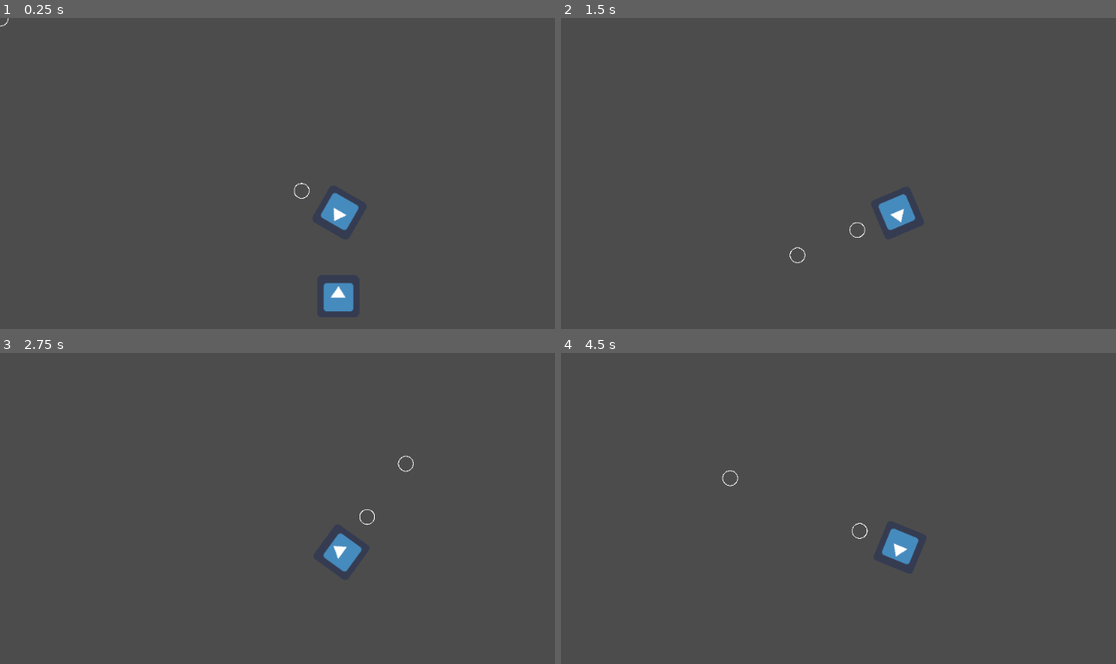
Above: before the commit, frames 1-4 (two rows, left to right).
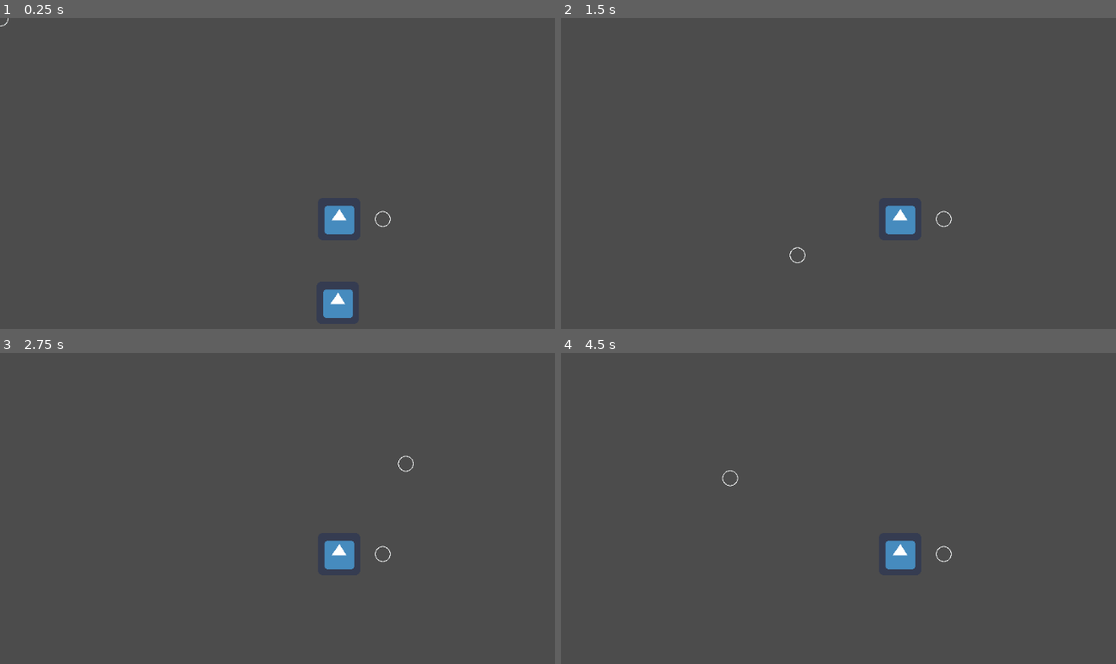
Above: after the commit, the same moments.

Repository: radekrudak/AskiiAdventure
Game: Godot game, scene res://Scenes/TestMap.tscn
Same seed, same stepped clock (60 frames per second), same inputs: the game is played once before the commit and once after it. This scene is started directly instead of the project's main scene. The engine's default icon, where the game draws it, is replaced by a stand-in: a white triangle on a blue panel in a dark square.
Inputs (mouse positions are in pixels of both pictures, inside the frame that each line leads up to):
- Up to frame 1 (0.25 s): no input
- Up to frame 2 (1.5 s): tap Enter (ui_accept) at 0.5, 0.77, 1.25 s; move the mouse to (1049, 195) at 0.52 s; press the mouse at (1049, 195) at 0.53 s; hold D (move_right) 0.53-1.25 s; release the mouse at (1049, 195) at 1.25 s; drag from (766, 235) to (866, 294) at 1.27 s
- Up to frame 3 (2.75 s): tap Enter (ui_accept) at 2 s; move the mouse to (405, 464) at 2.02 s; press the mouse at (405, 464) at 2.03 s; hold D (move_right) from 2.03 s (still down); tap G (change_fire_mode) at 2.1 s
- Up to frame 4 (4.5 s): release D (move_right) at 2.75 s; release the mouse at (966, 464) at 2.75 s; tap Enter (ui_accept) at 2.75, 3.5, 3.77, 4.25 s; drag from (866, 629) to (694, 492) at 2.77 s; move the mouse to (1104, 611) at 3.52 s; press the mouse at (1104, 611) at 3.53 s; hold A (move_left) 3.53-4.25 s; release the mouse at (1104, 611) at 4.25 s; drag from (694, 492) to (799, 452) at 4.27 s

The runs differ from the first frame. In frame 1, 0.8% of the frame differs, in the area x 52-71%, y 52-97%; in frame 2, 0.5%; in frame 3, 0.3%; in frame 4, 0.5%.

Commit message:
Working on adding tile map

Diff:
--- a/GunPointScript.gd
+++ b/GunPointScript.gd
@@ -40,6 +40,8 @@
 	get_tree().get_root().get_node("Game").add_child( BulletInstance )
 
 	BulletInstance.look_at(FrontIron.get_global_position())
+
+	BulletInstance.global_position = FrontIron.global_position
 	#resets timer
 	CoolDownTimer.start()
 	isCoolDownEnded = false
--- a/Scenes/GunPoint.tscn
+++ b/Scenes/GunPoint.tscn
@@ -24,7 +24,7 @@
 script = ExtResource( 1 )
 
 [node name="FrontIron" type="Position2D" parent="."]
-position = Vector2( 25, 0 )
+position = Vector2( 60, 0 )
 
 [node name="CoolDownTimer" type="Timer" parent="."]
 wait_time = 0.1
--- a/Scenes/Maps/TestMap.tscn
+++ b/Scenes/Maps/TestMap.tscn
@@ -1,9 +1,79 @@
-[gd_scene load_steps=3 format=2]
+[gd_scene load_steps=8 format=2]
 
 [ext_resource path="res://Scenes/Player.tscn" type="PackedScene" id=1]
 [ext_resource path="res://Scenes/Block.tscn" type="PackedScene" id=2]
+[ext_resource path="res://textures/Kenney/Vector/texture_13.svg" type="Texture" id=3]
+[ext_resource path="res://textures/Kenney/Vector/texture_08.svg" type="Texture" id=4]
+[ext_resource path="res://textures/Kenney/Vector/texture_10.svg" type="Texture" id=5]
+[ext_resource path="res://textures/Kenney/Vector/texture_09.svg" type="Texture" id=6]
+
+[sub_resource type="TileSet" id=1]
+0/name = "texture_13.svg 0"
+0/texture = ExtResource( 3 )
+0/tex_offset = Vector2( 0, 0 )
+0/modulate = Color( 1, 1, 1, 1 )
+0/region = Rect2( 2, 4, 1020, 786 )
+0/tile_mode = 0
+0/occluder_offset = Vector2( 0, 0 )
+0/navigation_offset = Vector2( 0, 0 )
+0/shape_offset = Vector2( 0, 0 )
+0/shape_transform = Transform2D( 1, 0, 0, 1, 0, 0 )
+0/shape_one_way = false
+0/shape_one_way_margin = 0.0
+0/shapes = [  ]
+0/z_index = 0
+1/name = "texture_10.svg 1"
+1/texture = ExtResource( 5 )
+1/tex_offset = Vector2( 0, 0 )
+1/modulate = Color( 1, 1, 1, 1 )
+1/region = Rect2( 10, 4, 1018, 1027 )
+1/tile_mode = 0
+1/occluder_offset = Vector2( 0, 0 )
+1/navigation_offset = Vector2( 0, 0 )
+1/shape_offset = Vector2( 0, 0 )
+1/shape_transform = Transform2D( 1, 0, 0, 1, 0, 0 )
+1/shape_one_way = false
+1/shape_one_way_margin = 0.0
+1/shapes = [  ]
+1/z_index = 0
+2/name = "texture_09.svg 2"
+2/texture = ExtResource( 6 )
+2/tex_offset = Vector2( 0, 0 )
+2/modulate = Color( 1, 1, 1, 1 )
+2/region = Rect2( 7, 4, 1025, 1025 )
+2/tile_mode = 0
+2/occluder_offset = Vector2( 0, 0 )
+2/navigation_offset = Vector2( 0, 0 )
+2/shape_offset = Vector2( 0, 0 )
+2/shape_transform = Transform2D( 1, 0, 0, 1, 0, 0 )
+2/shape_one_way = false
+2/shape_one_way_margin = 0.0
+2/shapes = [  ]
+2/z_index = 0
+3/name = "texture_08.svg 3"
+3/texture = ExtResource( 4 )
+3/tex_offset = Vector2( 0, 0 )
+3/modulate = Color( 1, 1, 1, 1 )
+3/region = Rect2( 9, 4, 1022, 1017 )
+3/tile_mode = 0
+3/occluder_offset = Vector2( 0, 0 )
+3/navigation_offset = Vector2( 0, 0 )
+3/shape_offset = Vector2( 0, 0 )
+3/shape_transform = Transform2D( 1, 0, 0, 1, 0, 0 )
+3/shape_one_way = false
+3/shape_one_way_margin = 0.0
+3/shapes = [  ]
+3/z_index = 0
 
 [node name="Game" type="Node2D"]
+
+[node name="TileMap" type="TileMap" parent="."]
+rotation = -0.0029198
+scale = Vector2( 0.063, 0.063 )
+tile_set = SubResource( 1 )
+cell_size = Vector2( 1024, 1024 )
+format = 1
+tile_data = PoolIntArray( -1, 1610612736, 0, -65536, 1610612737, 0, -65535, 1610612738, 0, -65534, 1610612739, 0 )
 
 [node name="Player" parent="." instance=ExtResource( 1 )]
 
--- a/Scenes/Player.tscn
+++ b/Scenes/Player.tscn
@@ -102,7 +102,7 @@
 shape = SubResource( 1 )
 
 [node name="GunPoint" parent="." instance=ExtResource( 4 )]
-position = Vector2( 70, 0 )
+rotation = -0.834346
 
 [node name="InventoryGrid" type="Node" parent="."]
 script = ExtResource( 6 )
--- a/Scripts/PlayerMovement.gd
+++ b/Scripts/PlayerMovement.gd
@@ -10,8 +10,8 @@
 var Block = null
 func _physics_process(delta):
 
-	look_at(get_global_mouse_position())
-
+	#look_at(get_global_mouse_position())
+	GunPoint.look_at(get_global_mouse_position())
 	GunPoint.set_VisualSight_global_position(
 		get_global_mouse_position()
 		)
